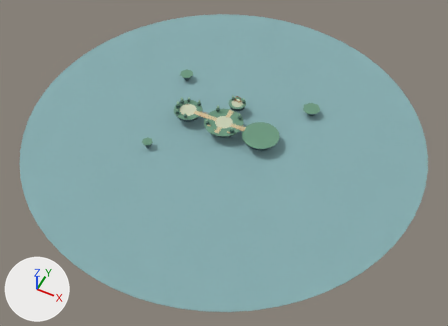
A saved change to the glTF model public/assets/island-scenery-atelier.glb.
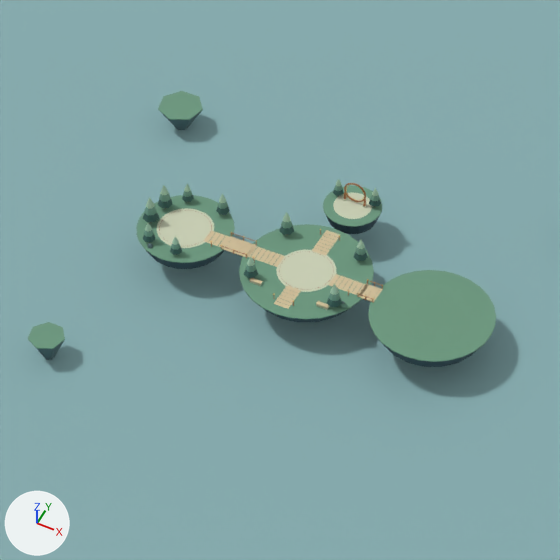
Old and new are each drawn whole from a 50 mm camera at (108.2, -216.1, 237.0) aimed at (7.3, -14.3, -15.1) and again close up on the part from 30% to 67% of the width and 13% to 64% of the height. Every picture has the same lights, and +X, +Y and +Z are marked at lower left. The older version's two pictures come first. Vertices at exactly the same position are counted once.

The older version as bpy lines, for what is in view:
```python
me_mesh_0 = bpy.data.meshes.new('Mesh_0')
me_mesh_0.from_pydata(...)  # 3349 vertices, 6000 faces; spans x -110.0..110.0, y -110.0..110.0, z -7.0..6.0
me_mesh_0.materials.append(mat_rock)  # dark blue #364e59
me_mesh_0.materials.append(mat_rocklight)  # greyish cyan #536c70
me_mesh_0.materials.append(mat_grass)  # green #6b987e
me_mesh_0.materials.append(mat_stone)  # pale yellow #cbd1b6
me_mesh_0.materials.append(mat_copper)  # orange #bc8355
me_mesh_0.materials.append(mat_path)  # beige #d3c19b
me_mesh_0.materials.append(mat_gold)  # orange #e5b868
me_mesh_0.materials.append(mat_bark)  # brown #786551
me_mesh_0.materials.append(mat_pine)  # dark cyan #365f58
me_mesh_0.materials.append(mat_leaf)  # green #6c9985
me_mesh_0.materials.append(mat_mint)  # green #a8cbb0
me_mesh_0.materials.append(mat_water)  # greyish cyan #86adb0
ob_workshop_island_scenery = bpy.data.objects.new('Workshop island scenery', me_mesh_0)
ob_workshop_island_scenery.location = (0.0, 0.0, 0.0)
```
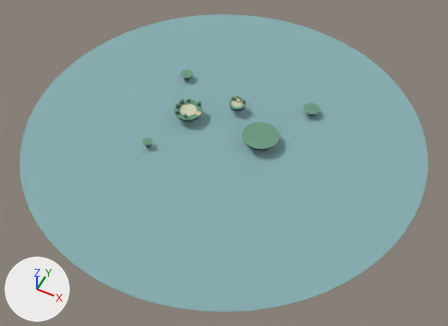
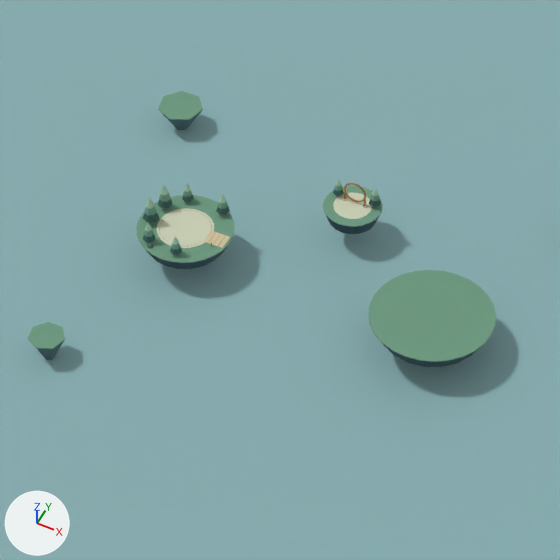
Changed parts and their boxes [x1, y1, x2, y2] in the close-ups (560 x 560 px):
```json
{"part": 1, "of": "me_mesh_0", "change": "deleted", "before": [220, 212, 383, 322]}
```

The change, as JSON lines over the scene's bpy script:
```json
{"block": "me_mesh_0", "where": "# used by ob_workshop_island_scenery; location = (0.0, 0.0, 0.0)"}
{"op": "remove", "block": "me_mesh_0", "code": "me_mesh_0.from_pydata(...)  # 3349 vertices, 6000 faces; spans x -110.0..110.0, y -110.0..110.0, z -7.0..6.0"}
{"op": "add", "block": "me_mesh_0", "code": "me_mesh_0.from_pydata(...)  # 1748 vertices, 3260 faces; spans x -110.0..110.0, y -110.0..110.0, z -7.0..6.0"}
{"block": "me_mesh_0", "change": "me_mesh_0 part 1: 114 loose pieces with 1601 vertices, spanning x -15.0..13.0, y -11.0..11.0, z -5.0..5.0, are deleted"}
```
